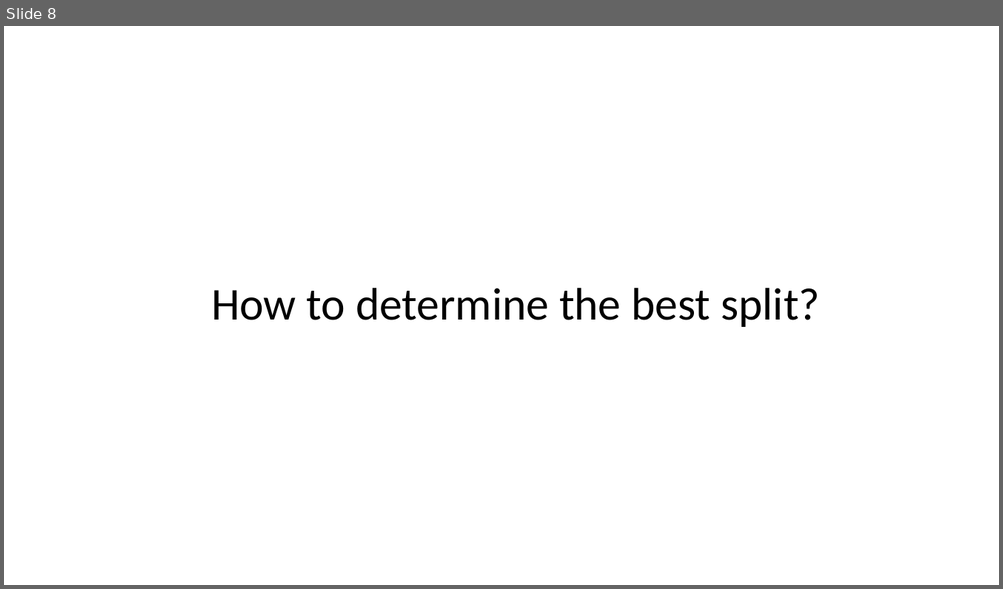
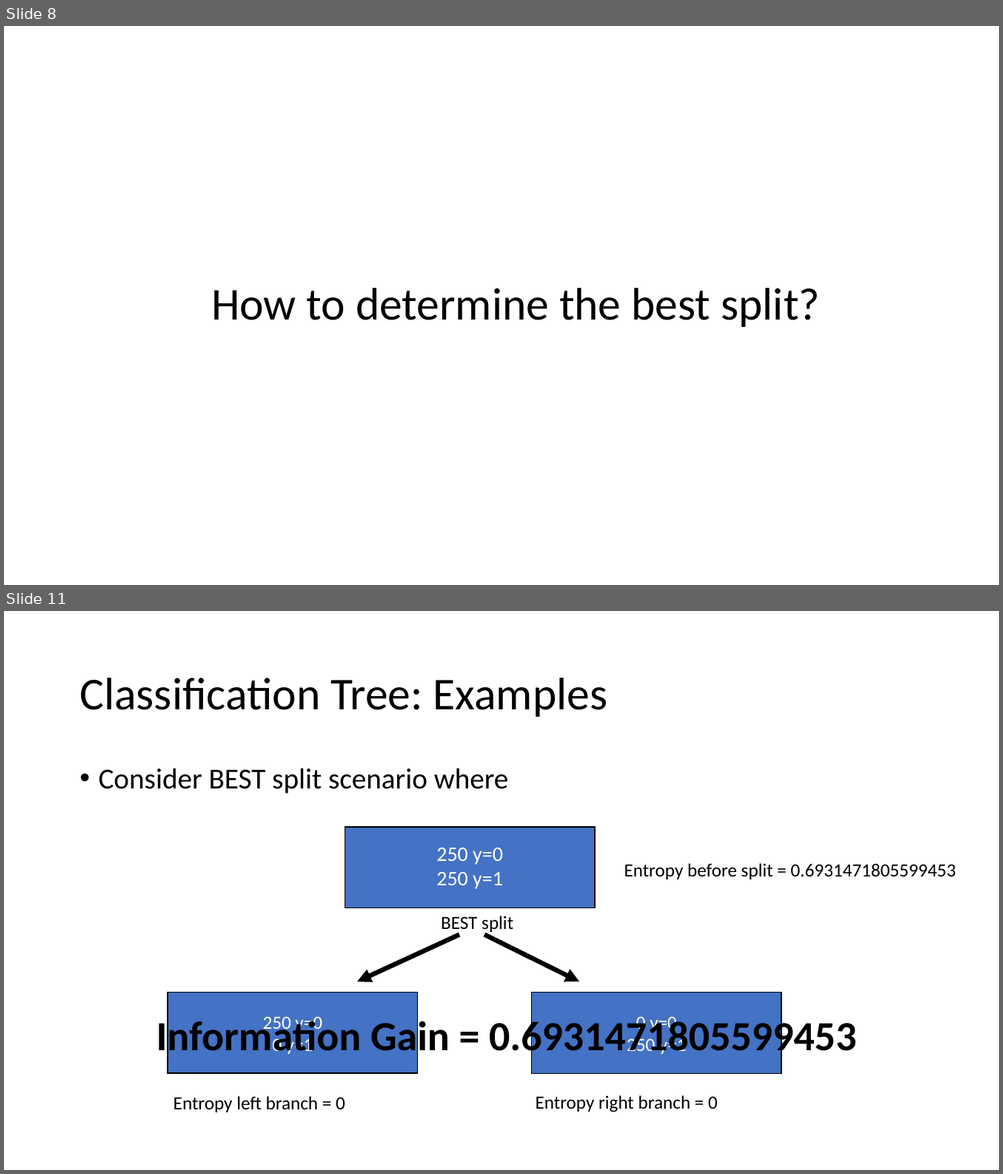
Before and after one commit to gucino/Machine-Learning, a slide deck: Decision_tree_and_Random_forest.pptx. Shown one above the other, each under a label of ours: slide 8 before the commit, slides 8 and 11 after it; the slides between them are not shown. The pictures are 1003x589 and 1003x1174 pixels, drawn with LibreOffice and Linux fonts; fonts in the diff are those of the drawing. Boxes give left, top, right and bottom in pixels: in the first picture for what was removed or moved away, otherwise in the second. Text is boxed around its words. In the diff, an @@ line names an element or a change of style, - is before the commit and + after.

```diff
--- a/Decision_tree_and_Random_forest.pptx
+++ b/Decision_tree_and_Random_forest.pptx
@@ slide 11 added at [4,611,999,1170], background #FFFFFF @@
@@ title added at [79,678,607,717], 44 pt, text #000000 @@
+Classification Tree: Examples
@@ text added at [99,768,509,794], 28 pt, text #000000 @@
+• Consider BEST split scenario where
@@ text added at [624,863,956,880], 18 pt, text #000000 @@
+Entropy before split = 0.6931471805599453
@@ group added at [168,827,782,1074]: 3 rectangles, 2 texts, 2 arrows @@
+250 y=0
+250 y=1
+BEST split
+250 y=0
+0 y=1
+0 y=0
+250 y=1
@@ text added at [156,1016,856,1060], 40 pt, text #000000, bold @@
+Information Gain = 0.6931471805599453
@@ text added at [173,1096,345,1113], 18 pt, text #000000 @@
+Entropy left branch = 0
@@ text added at [535,1096,717,1113], 18 pt, text #000000 @@
+Entropy right branch = 0
```
Also in this commit, not shown: 1 slide changed, 1 other slide added, 1 other file.
